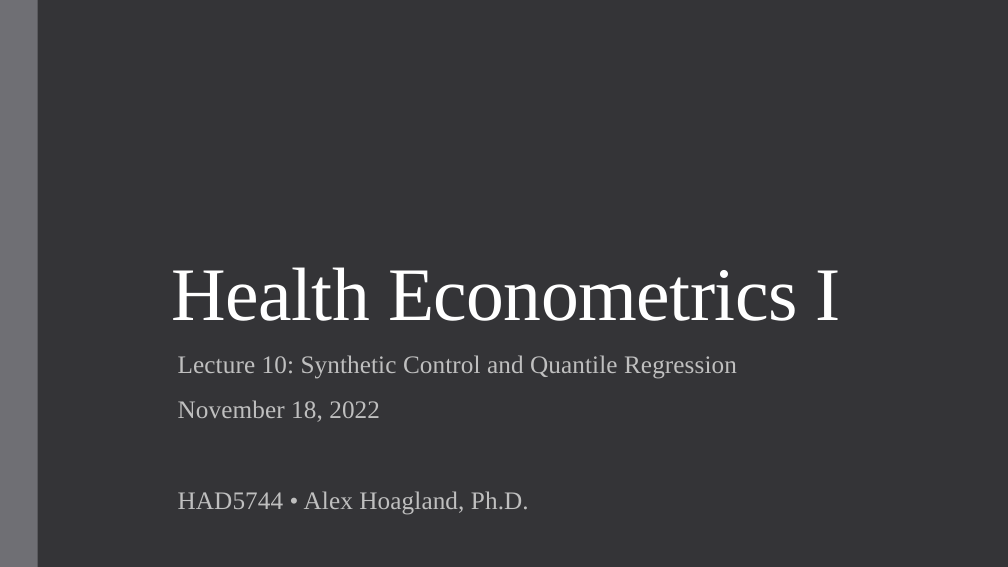
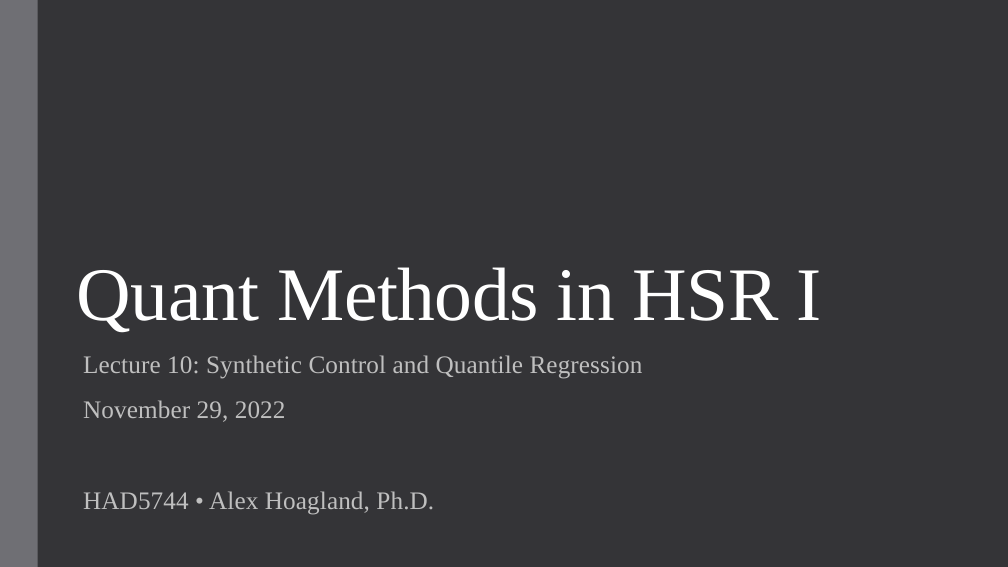
Before and after one commit to qiufei/fork-HAD5744, a slide deck: slide 1 of Lecture11_SyntheticControl_QuantileRegression/Lecture11_SyntheticControl_QuantileRegression.pptx. Drawn at 1008x567 pixels with LibreOffice and Linux fonts; fonts in the diff are those of the drawing. Boxes give left, top, right and bottom in pixels: in the first picture for what was removed or moved away, otherwise in the second. Text is boxed around its words. In the diff, an @@ line names an element or a change of style, - is before the commit and + after.

```diff
--- a/Lecture11_SyntheticControl_QuantileRegression/Lecture11_SyntheticControl_QuantileRegression.pptx
+++ b/Lecture11_SyntheticControl_QuantileRegression/Lecture11_SyntheticControl_QuantileRegression.pptx
@@ title at (77,267,821,333): text changed @@
-Health Econometrics I
+Quant Methods in HSR I
@@ subtitle "Lecture 10: Synthetic Control and ...": place and size @@
-subtitle "Lecture 10: Synthetic Control and ..." at (178,355,737,515)
+subtitle "Lecture 10: Synthetic Control and ..." at (83,355,643,515)
@@ subtitle at (83,400,286,422): text changed @@
-November 18, 2022
+November 29, 2022
```
Also in this commit, not shown: 11 other slides changed, 8 slides added, 5 slides removed, 4 other files.
